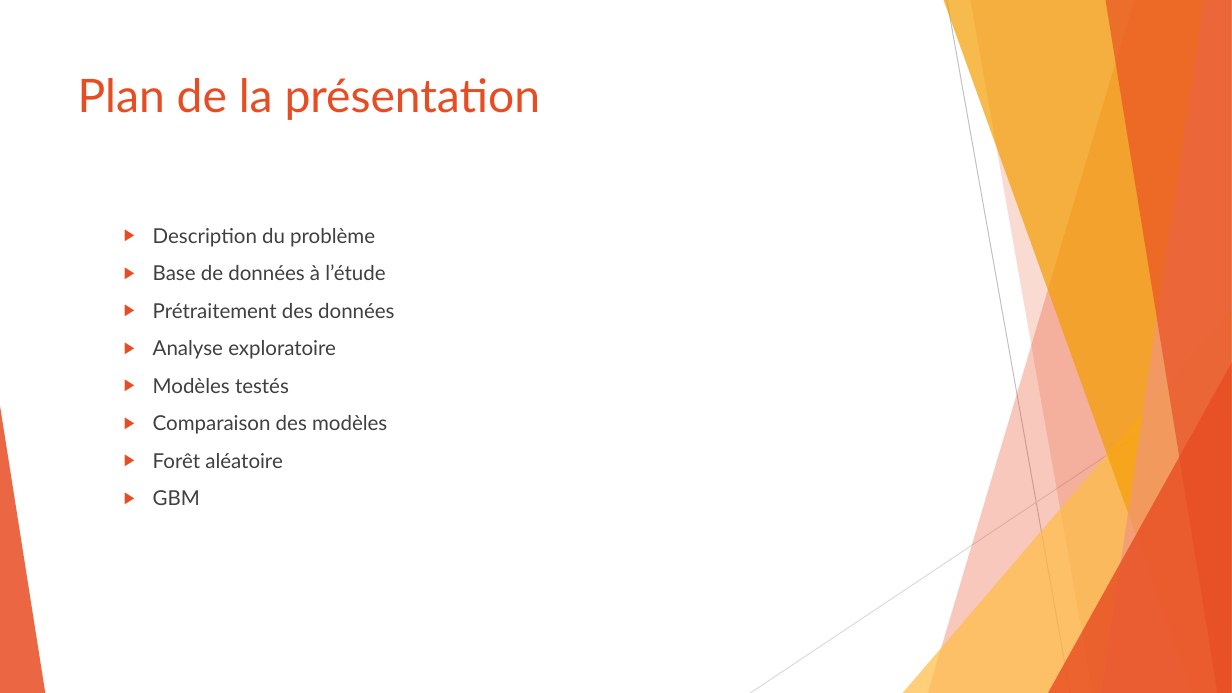
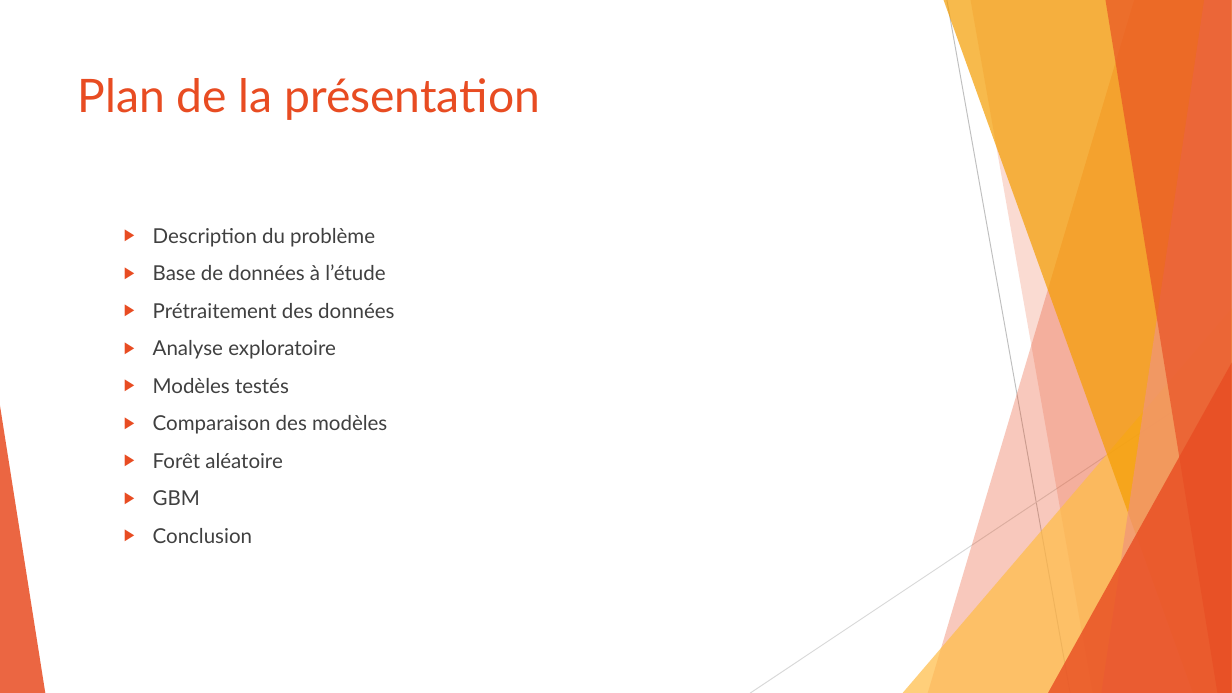
Before and after one commit to SamuelProvencher/TP-Apprentissage, a slide deck: slide 3 of PP.pptx. Drawn at 1232x693 pixels with LibreOffice and Linux fonts; fonts in the diff are those of the drawing. Boxes give left, top, right and bottom in pixels: in the first picture for what was removed or moved away, otherwise in the second. Text is boxed around its words. In the diff, an @@ line names an element or a change of style, - is before the commit and + after.

```diff
--- a/PP.pptx
+++ b/PP.pptx
@@ text at box(153, 528, 252, 543): paragraph added @@
+  ▶ Conclusion
```
Also in this commit, not shown: 5 other slides changed, 3 slides added, 1 slide removed, 3 other files.
